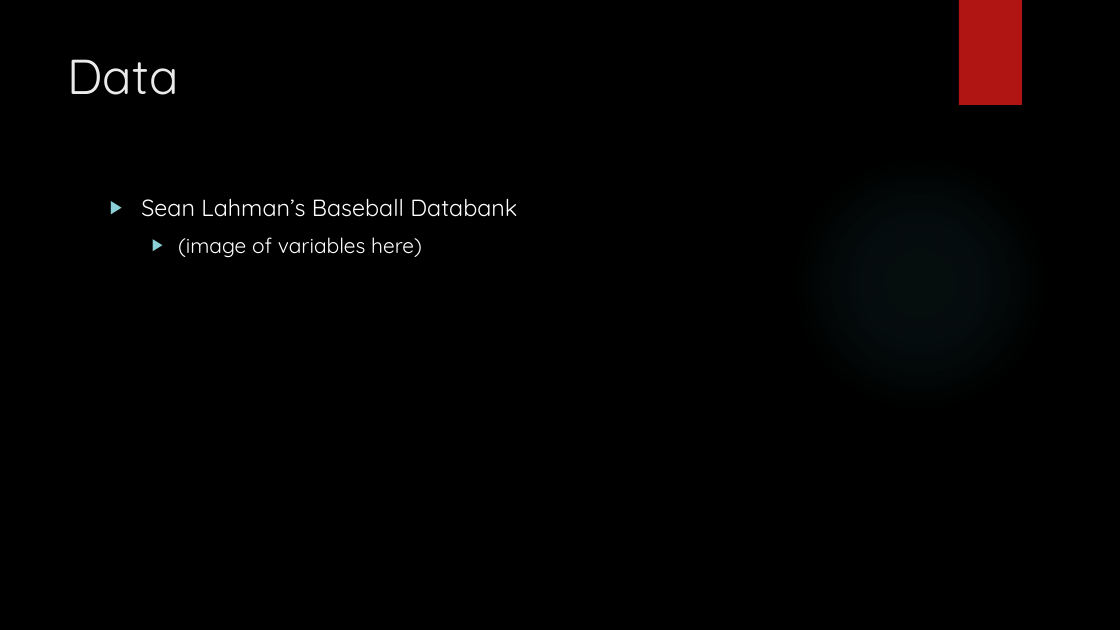
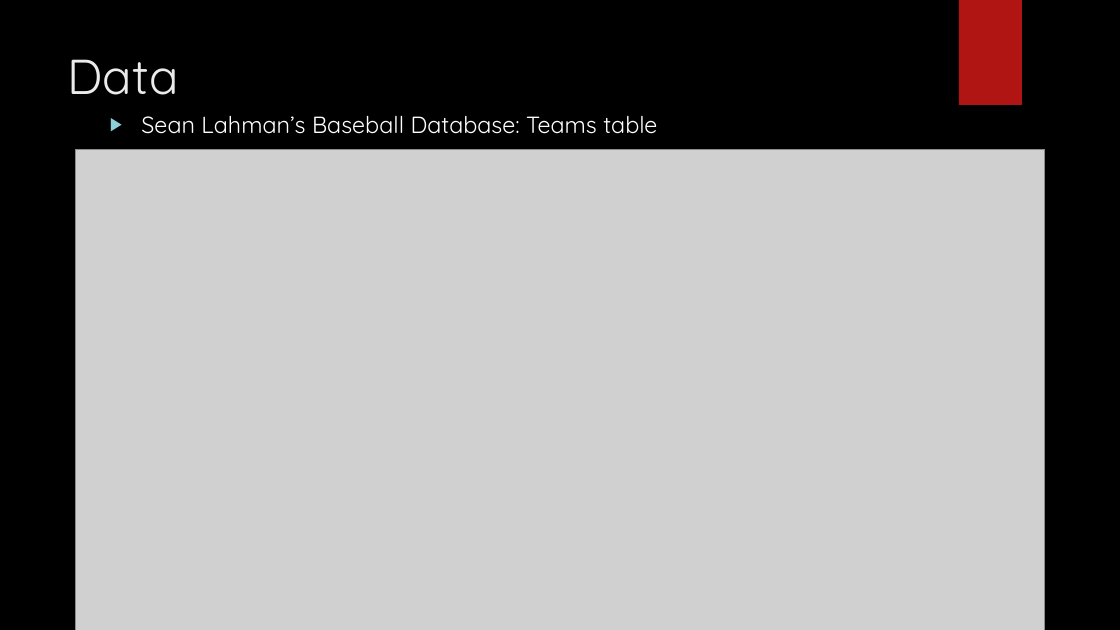
Before and after one commit to mindonly/sta631-project, a slide deck: slide 3 of ProjectPres.pptx (slide 4 before the commit). Drawn at 1120x630 pixels with LibreOffice and Linux fonts; fonts in the diff are those of the drawing; grey boxes stand for pictures; background and template pictures are left out. Boxes give left, top, right and bottom in pixels: in the first picture for what was removed or moved away, otherwise in the second. Text is boxed around its words. In the diff, an @@ line names an element or a change of style, - is before the commit and + after.

```diff
--- a/ProjectPres.pptx
+++ b/ProjectPres.pptx
@@ text at <box>141,115,657,134</box>: text changed @@
-▶ Sean Lahman’s Baseball Databank
-  ▶ (image of variables here)
+▶ Sean Lahman’s Baseball Database: Teams table
@@ picture added at <box>76,149,1045,630</box> @@
```
Also in this commit, not shown: 4 other slides changed, 4 slides added, 4 slides removed.
